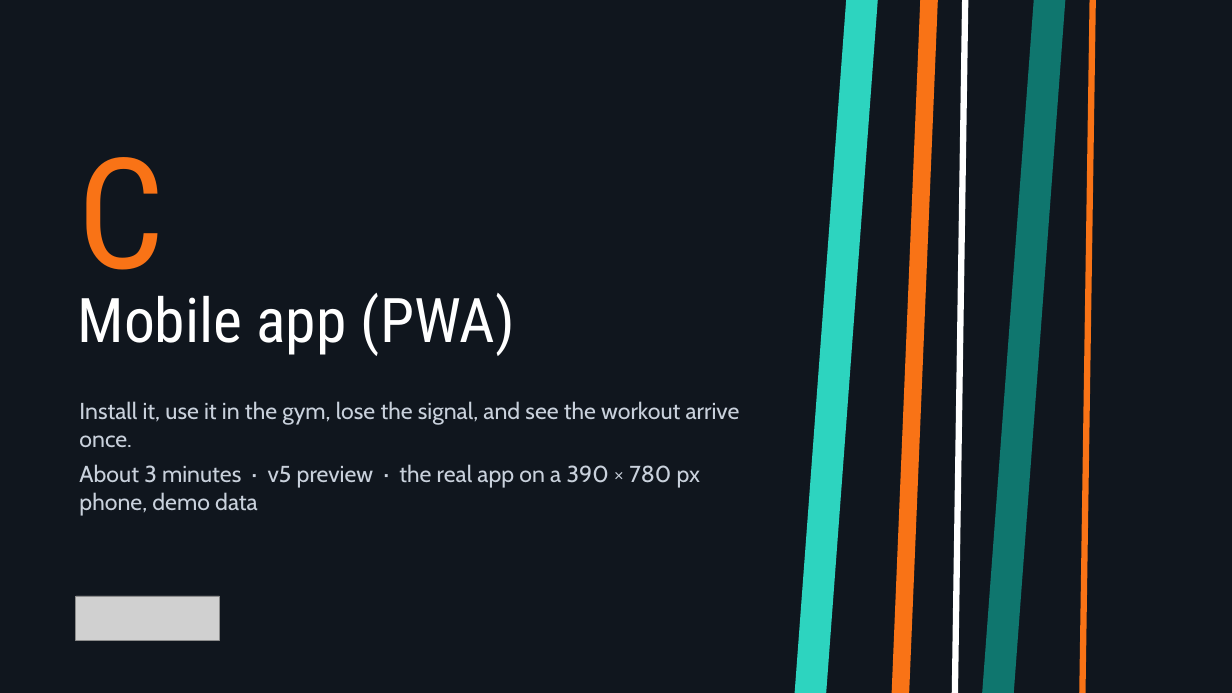
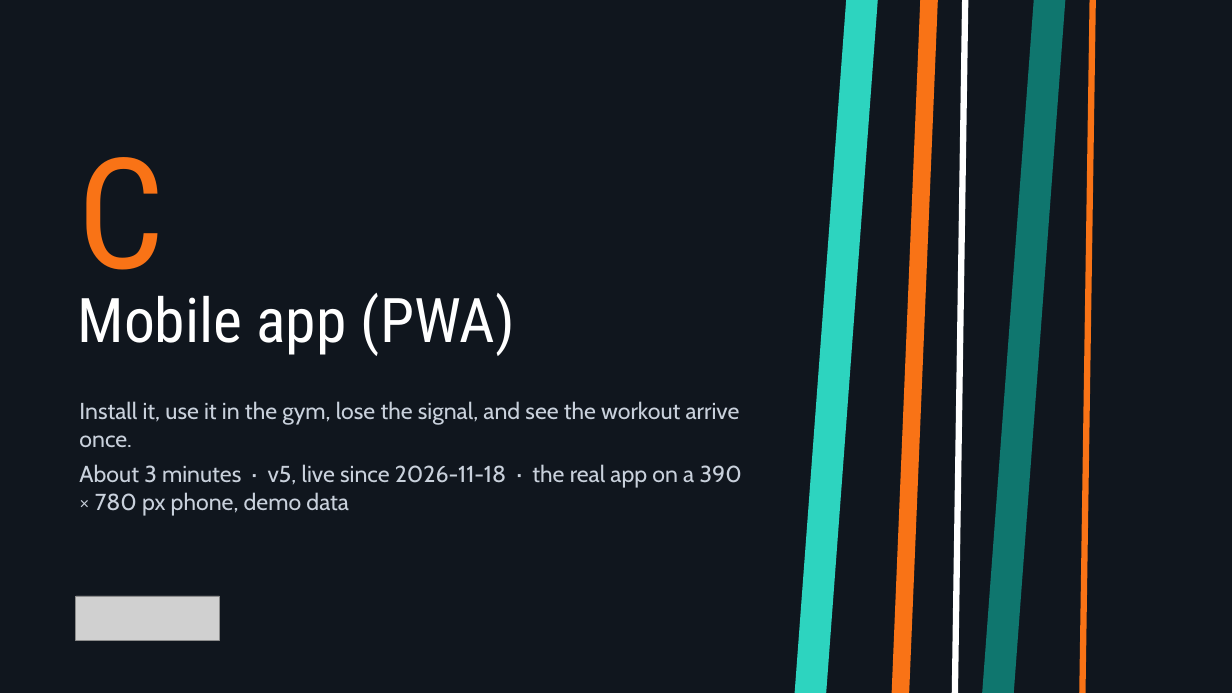
Before and after one commit to mse1987319-png/workout-log, a slide deck: slide 41 of _task/results/Logify_EN.pptx. Drawn at 1232x693 pixels with LibreOffice and Linux fonts; fonts in the diff are those of the drawing; grey boxes stand for pictures. Boxes give left, top, right and bottom in pixels: in the first picture for what was removed or moved away, otherwise in the second. Text is boxed around its words. In the diff, an @@ line names an element or a change of style, - is before the commit and + after.

```diff
--- a/_task/results/Logify_EN.pptx
+++ b/_task/results/Logify_EN.pptx
@@ text at bbox=[79, 464, 742, 516]: text changed @@
-About 3 minutes · v5 preview · the real app on a 390 × 780 px phone, demo data
+About 3 minutes · v5, live since 2026-11-18 · the real app on a 390 × 780 px phone, demo data
```
Also in this commit, not shown: 1 other slide changed, 2 other files.
